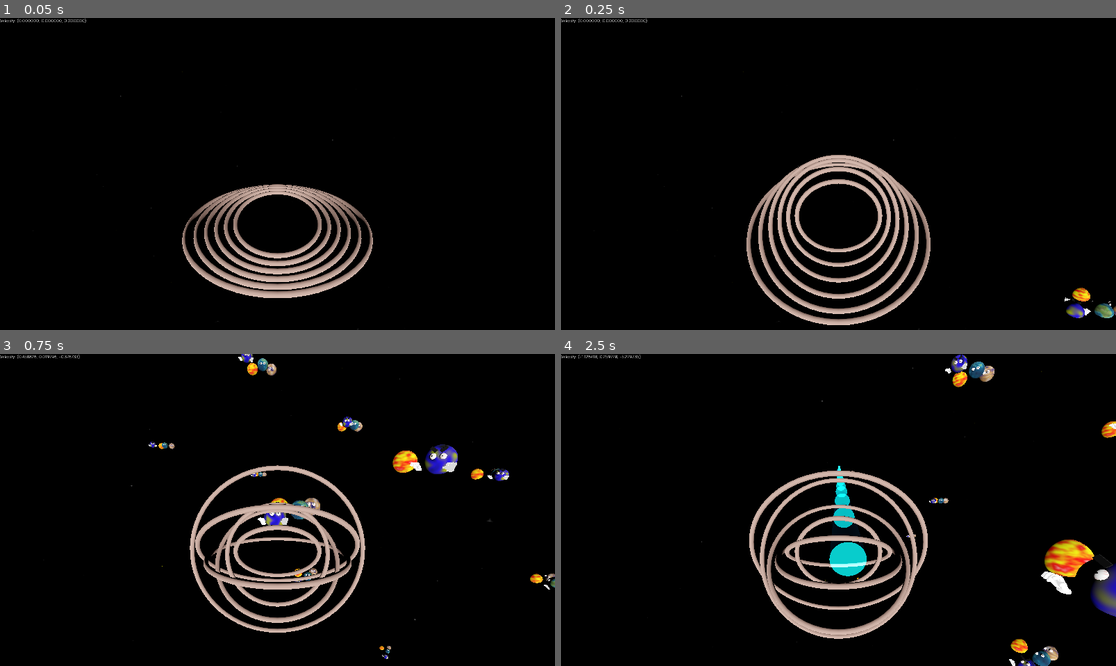
Above: before the commit, frames 1-4 (two rows, left to right).
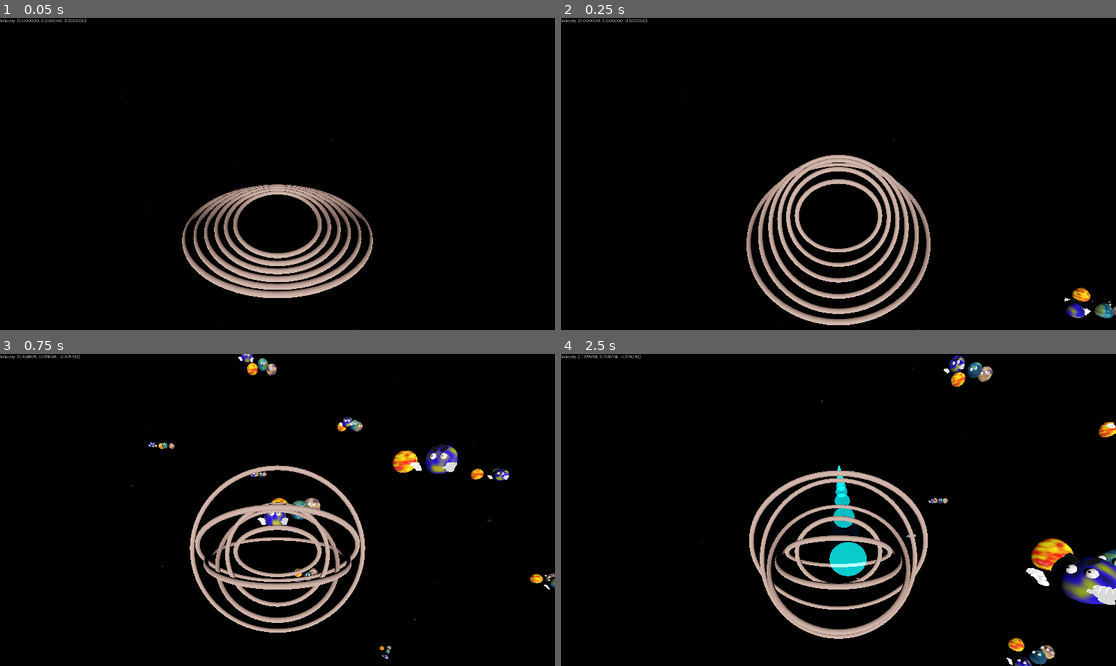
Above: after the commit, the same moments.

Repository: partkyle/godot-sparpg
Game: Godot game, scene res://game.tscn
Same seed, same stepped clock (60 frames per second), same inputs: the game is played once before the commit and once after it.
Inputs (mouse positions are in pixels of both pictures, inside the frame that each line leads up to):
- Up to frame 1 (0.05 s): no input
- Up to frame 2 (0.25 s): no input
- Up to frame 3 (0.75 s): tap Enter at 0.5 s; move the mouse to (305, 510) at 0.52 s; hold E (accelerate) from 0.53 s (still down); hold Q (decelerate) from 0.53 s (still down)
- Up to frame 4 (2.5 s): keep holding E (accelerate); move the mouse to (810, 510) at 1.27 s; release Q (decelerate) at 1.28 s; tap F (melee) at 1.35 s; move the mouse to (849, 503) at 2.02 s; press the mouse at (849, 503) at 2.03 s

Frame 1 is identical in both runs. In frame 2, 0.2% of the frame differs, in the area x 90-100%, y 86-97%; in frame 3, 0.9%; in frame 4, 3.4%, in the area x 52-100%, y 0-100%.

Commit message:
enemy movement

Diff:
--- a/entities/enemygroup/EnemyGroup.tscn
+++ b/entities/enemygroup/EnemyGroup.tscn
@@ -139,7 +139,7 @@
 script = ExtResource("2_ruxed")
 
 [node name="MeshInstance3D" type="MeshInstance3D" parent="Planet"]
-transform = Transform3D(0.76172, 0, -0.626348, 0, 1, 0, 0.626348, 0, 0.76172, 0, 0, 0)
+transform = Transform3D(0.134349, 0, -0.97669, 0, 1, 0, 0.97669, 0, 0.134349, 0, 0, 0)
 mesh = SubResource("SphereMesh_redn1")
 
 [node name="Eyes" type="Node3D" parent="Planet"]
@@ -189,7 +189,7 @@
 script = ExtResource("2_ruxed")
 
 [node name="MeshInstance3D" type="MeshInstance3D" parent="Planet2"]
-transform = Transform3D(0.757353, 0, -0.631625, 0, 1, 0, 0.631625, 0, 0.757353, -0.00927782, 0, 0)
+transform = Transform3D(0.127565, 0, -0.9776, 0, 1, 0, 0.9776, 0, 0.127565, -0.00927782, 0, 0)
 mesh = SubResource("SphereMesh_n2taj")
 
 [node name="Eyes" type="Node3D" parent="Planet2"]
@@ -225,7 +225,7 @@
 script = ExtResource("2_ruxed")
 
 [node name="MeshInstance3D" type="MeshInstance3D" parent="Planet3"]
-transform = Transform3D(0.76172, 0, -0.626348, 0, 1, 0, 0.626348, 0, 0.76172, 0, 0, 0)
+transform = Transform3D(0.134349, 0, -0.97669, 0, 1, 0, 0.97669, 0, 0.134349, 0, 0, 0)
 mesh = SubResource("SphereMesh_wwv46")
 
 [node name="Eyes" type="Node3D" parent="Planet3"]
@@ -262,7 +262,7 @@
 rotation_speed = 0.2
 
 [node name="MeshInstance3D" type="MeshInstance3D" parent="Sun"]
-transform = Transform3D(0.37867, 0, -0.953593, 0, 1, 0, 0.953593, 0, 0.37867, 0, 0, 0)
+transform = Transform3D(0.232761, 0, -0.999432, 0, 1, 0, 0.999432, 0, 0.232761, 0, 0, 0)
 mesh = SubResource("SphereMesh_dic0p")
 
 [node name="Area3D" type="Area3D" parent="Sun"]
--- a/entities/planet/planet.gd
+++ b/entities/planet/planet.gd
@@ -15,7 +15,7 @@
 var velocity : Vector3
 
 func _ready() -> void:
-	t = get_tree().create_timer(10.0)
+	t = get_tree().create_timer(1.0)
 	t.timeout.connect(reset_speed)
 
 func reset_speed() -> void:
